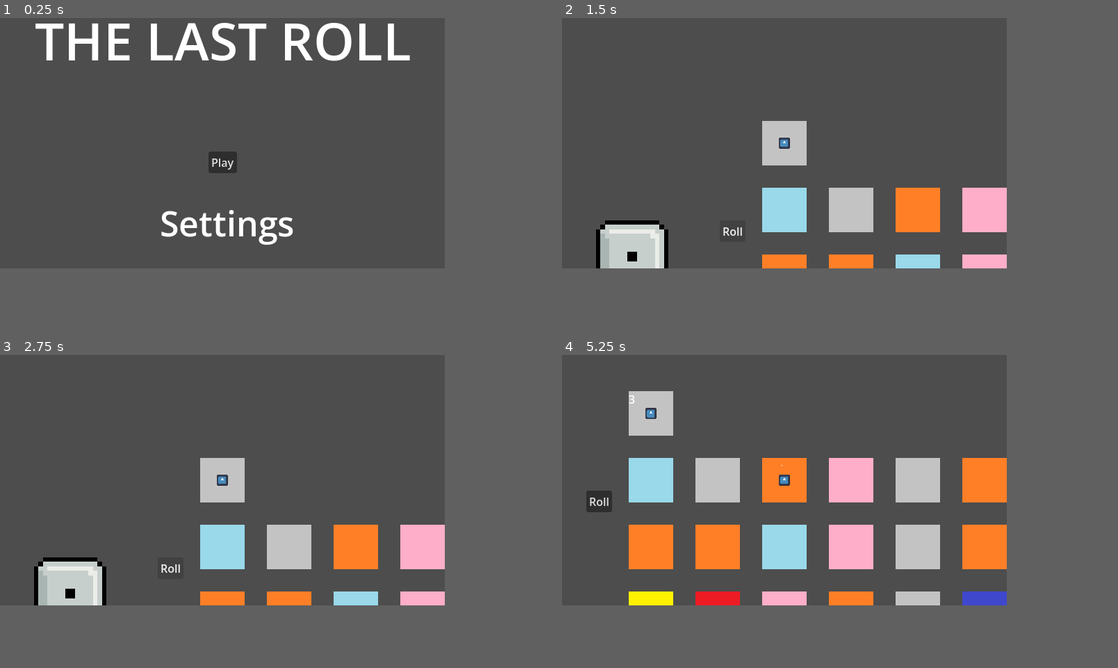
Above: before the commit, frames 1-4 (two rows, left to right).
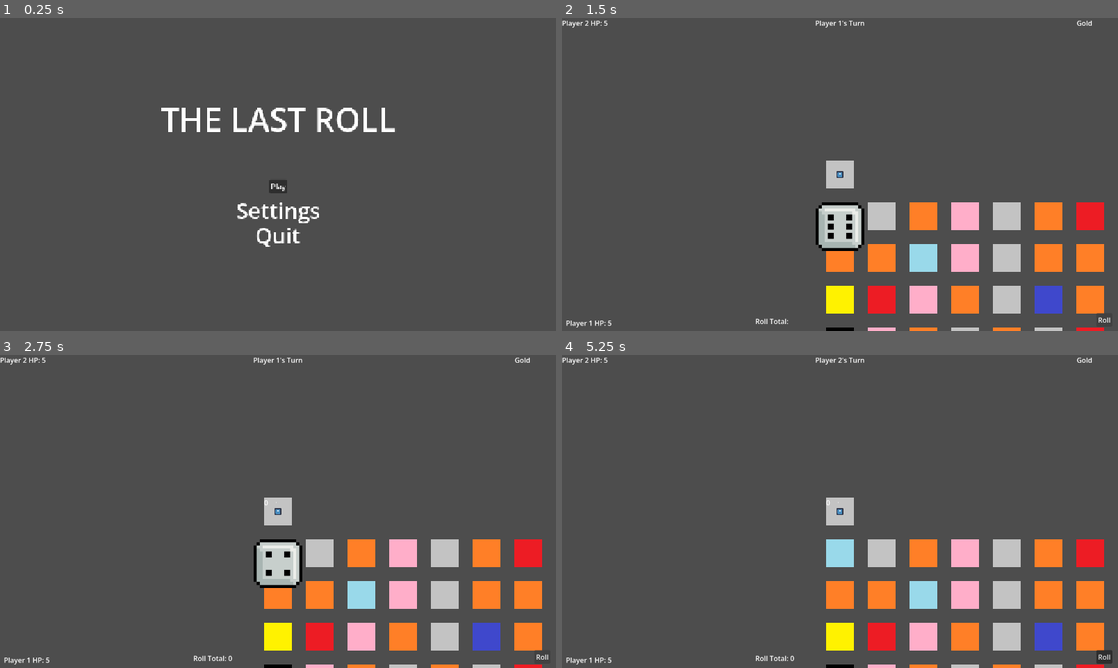
Above: after the commit, the same moments.

Repository: Gabel141/IAC1_GAMDES1_TheLastRoll
Game: Godot game, scene res://rsc/scenes/main_menu.tscn
Two runs of this game, one before a commit and one after it. Both use one fixed random seed, a clock stepped at 60 frames per second and the inputs below. The engine's default icon, where the game draws it, is replaced by a stand-in: a white triangle on a blue panel in a dark square.
Inputs (mouse positions are in pixels of both pictures, inside the frame that each line leads up to):
- Up to frame 1 (0.25 s): no input
- Up to frame 2 (1.5 s): click "Play" at 0.5 s; click "Roll" at 1.25 s
- Up to frame 3 (2.75 s): click "Roll" at 2 s
- Up to frame 4 (5.25 s): click "Roll" at 2.75 s; tap Enter at 3.5 s; move the mouse to (634, 592) at 3.52 s; click (634, 592) at 3.6 s; move the mouse to (695, 492) at 4.27 s; click (695, 492) at 4.35 s; move the mouse to (828, 423) at 5.02 s; click (828, 423) at 5.1 s
The window is 640x360 before the commit and 800x450 after it. Grey fills any space a smaller window leaves; there, only what the larger window draws over its background counts as a difference.

The runs differ from the first frame. In frame 1, 5.7% of the frame differs, in the area x 6-74%, y 1-74%; in frame 2, 16%; in frame 3, 16%; in frame 4, 25%, in the area x 0-99%, y 0-100%.

Commit message:
fixed dice rolling and camera

Diff:
--- a/project.godot
+++ b/project.godot
@@ -17,8 +17,8 @@
 
 [display]
 
-window/size/viewport_width=640
-window/size/viewport_height=360
+window/size/viewport_width=1280
+window/size/viewport_height=720
 window/stretch/mode="canvas_items"
 window/stretch/aspect="expand"
 
--- /dev/null
+++ b/rsc/scenes/game.tscn
@@ -0,0 +1,34 @@
+[gd_scene format=3 uid="uid://lpderc8bamrw"]
+
+[ext_resource type="Script" uid="uid://dh767vdmnla1b" path="res://rsc/scripts/main_script.gd" id="1_v3kq4"]
+[ext_resource type="PackedScene" uid="uid://t51qpd7eetxf" path="res://rsc/scenes/ui.tscn" id="2_gb63g"]
+[ext_resource type="PackedScene" uid="uid://dyi7h6kvpt03w" path="res://rsc/scenes/map.tscn" id="3_qb80w"]
+[ext_resource type="PackedScene" uid="uid://b6b4uc71nlht5" path="res://rsc/nodes/player.tscn" id="5_51q8l"]
+
+[node name="Root" type="Node2D" unique_id=84001233]
+script = ExtResource("1_v3kq4")
+
+[node name="Camera" type="Camera2D" parent="." unique_id=85423000]
+
+[node name="UI" parent="." unique_id=647479609 instance=ExtResource("2_gb63g")]
+
+[node name="Map" parent="." unique_id=1052135099 instance=ExtResource("3_qb80w")]
+
+[node name="Label" type="Label" parent="." unique_id=1492186370]
+offset_right = 40.0
+offset_bottom = 23.0
+
+[node name="SpaceCount" type="Label" parent="." unique_id=1646078757]
+offset_left = -556.0
+offset_top = -306.0
+offset_right = -516.0
+offset_bottom = -283.0
+
+[node name="Players" type="Node2D" parent="." unique_id=1924121899]
+
+[node name="Player" parent="Players" unique_id=451365022 instance=ExtResource("5_51q8l")]
+
+[node name="Player2" parent="Players" unique_id=1935174568 instance=ExtResource("5_51q8l")]
+
+[connection signal="diceRolling" from="UI" to="." method="_on_ui_dice_rolling"]
+[connection signal="movementDiceRolled" from="UI" to="." method="_on_dice_roll_done"]
--- a/rsc/scenes/main_menu.tscn
+++ b/rsc/scenes/main_menu.tscn
@@ -17,9 +17,9 @@
 
 [node name="Title" type="Label" parent="." unique_id=1272280927]
 offset_left = -270.0
-offset_top = -200.0
+offset_top = -179.0
 offset_right = 272.0
-offset_bottom = -97.0
+offset_bottom = -76.0
 text = "The Last Roll"
 label_settings = SubResource("LabelSettings_26k7k")
 horizontal_alignment = 1
@@ -35,20 +35,20 @@
 script = ExtResource("1_s1alf")
 
 [node name="Settings" type="Label" parent="." unique_id=2097204778]
-offset_left = -90.0
-offset_top = 80.0
-offset_right = 104.0
-offset_bottom = 149.0
+offset_left = -96.0
+offset_top = 48.0
+offset_right = 98.0
+offset_bottom = 117.0
 text = "Settings"
 label_settings = SubResource("LabelSettings_qt438")
 horizontal_alignment = 1
 vertical_alignment = 1
 
 [node name="Quit" type="Label" parent="." unique_id=1019349447]
-offset_left = -52.0
-offset_top = 169.0
-offset_right = 53.0
-offset_bottom = 238.0
+offset_left = -53.0
+offset_top = 105.0
+offset_right = 52.0
+offset_bottom = 174.0
 text = "Quit"
 label_settings = SubResource("LabelSettings_pwj5f")
 
--- /dev/null
+++ b/rsc/scenes/roll_button.gd
@@ -0,0 +1,45 @@
+extends Button
+
+signal rollTotal(index: int)
+
+@onready var parentDice = $"../Dice/"
+@onready var roll_total = $"../RollTotal"
+@onready var diceScene: PackedScene = preload("res://rsc/nodes/dice.tscn")
+
+var isRolling = false
+var totalRollCount = 0
+var diceNumber = -1
+var dicePosition = Vector2(0, 0)
+
+func _on_pressed(diceCount: int) -> void: # Movement ONLY
+
+	if isRolling == false:
+		isRolling = true
+		for i in diceCount:
+			var die = diceScene.instantiate()
+			get_node("../Dice").add_child(die)
+		for die in $"../Dice".get_children():
+			if diceCount == 1:
+				die.position = get_viewport_rect().size / 2 + Vector2(0, 120)
+			else:
+				dicePosition = Vector2(diceNumber * 128, 120)
+				die.position = get_viewport_rect().size / 2 + dicePosition
+				diceNumber += 1
+			die.roll_done.connect(_on_dice_roll_done)
+			die._roll_dice()
+
+		await get_tree().create_timer(1.2).timeout
+		rollTotal.emit(totalRollCount)
+
+		await get_tree().create_timer(2).timeout
+		for die in $"../Dice".get_children():
+			die.queue_free()
+
+		totalRollCount = 0
+		diceNumber = -1
+		isRolling = false
+
+func _on_dice_roll_done(index: int) -> void:
+	print(str(index))
+	totalRollCount += index
+	print("Total Rolls: " + str(totalRollCount))
--- a/rsc/scenes/root.tscn
+++ /dev/null
@@ -1,43 +0,0 @@
-[gd_scene format=3 uid="uid://lpderc8bamrw"]
-
-[ext_resource type="Script" uid="uid://dh767vdmnla1b" path="res://rsc/scripts/main_script.gd" id="1_ahpuo"]
-[ext_resource type="PackedScene" uid="uid://cyo4rbixprw0q" path="res://rsc/nodes/dice.tscn" id="2_ahpuo"]
-[ext_resource type="PackedScene" uid="uid://b6b4uc71nlht5" path="res://rsc/nodes/player.tscn" id="4_on526"]
-[ext_resource type="PackedScene" uid="uid://dyi7h6kvpt03w" path="res://rsc/scenes/map.tscn" id="5_6ebps"]
-
-[node name="Root" type="Node2D" unique_id=84001233]
-script = ExtResource("1_ahpuo")
-
-[node name="Map" parent="." unique_id=1052135099 instance=ExtResource("5_6ebps")]
-
-[node name="Dice" parent="." unique_id=1816804988 instance=ExtResource("2_ahpuo")]
-position = Vector2(-187, 195.00002)
-scale = Vector2(0.9303459, 0.93484116)
-
-[node name="Label" type="Label" parent="." unique_id=1492186370]
-offset_right = 40.0
-offset_bottom = 23.0
-
-[node name="SpaceCount" type="Label" parent="." unique_id=1646078757]
-offset_left = -556.0
-offset_top = -306.0
-offset_right = -516.0
-offset_bottom = -283.0
-
-[node name="Players" type="Node2D" parent="." unique_id=1924121899]
-
-[node name="Player" parent="Players" unique_id=451365022 instance=ExtResource("4_on526")]
-
-[node name="Camera2D" type="Camera2D" parent="Players/Player" unique_id=85423000]
-scale = Vector2(4, 4)
-
-[node name="Player2" parent="Players" unique_id=1935174568 instance=ExtResource("4_on526")]
-
-[node name="Button" type="Button" parent="." unique_id=1031701117]
-offset_left = -61.0
-offset_top = 143.0
-offset_right = -24.0
-offset_bottom = 174.0
-text = "Roll"
-
-[connection signal="roll_done" from="Dice" to="." method="_on_dice_roll_done"]
--- /dev/null
+++ b/rsc/scenes/ui.gd
@@ -0,0 +1,21 @@
+extends CanvasLayer
+
+signal movementDiceRolled(index: int)
+signal diceRolling
+
+var rollCount = 0
+
+func _on_roll_button_pressed() -> void:
+	diceRolling.emit()
+
+func _player_movement(m_dice: int) -> void:
+	$RollButton._on_pressed(m_dice)
+
+func _on_roll_button_roll_total(index: int) -> void:
+	$RollTotal.text = "Roll Total: " + str(index)
+	movementDiceRolled.emit(index)
+
+func _start_game(playerCount: int) -> void:
+	for i in playerCount:
+		$PlayerHP.get_child(i).show()
+	$PlayerTurn.text = "Player 1's Turn"
--- /dev/null
+++ b/rsc/scenes/ui.tscn
@@ -0,0 +1,93 @@
+[gd_scene format=3 uid="uid://t51qpd7eetxf"]
+
+[ext_resource type="Script" uid="uid://dktophxfy7xi" path="res://rsc/scenes/ui.gd" id="1_gn51o"]
+[ext_resource type="Script" uid="uid://cfc17cjhnd0ef" path="res://rsc/scenes/roll_button.gd" id="2_mnt0g"]
+
+[node name="UI" type="CanvasLayer" unique_id=647479609]
+script = ExtResource("1_gn51o")
+
+[node name="RollTotal" type="Label" parent="." unique_id=1786792285]
+anchors_preset = 2
+anchor_top = 1.0
+anchor_bottom = 1.0
+offset_left = 445.0
+offset_top = -34.0
+offset_right = 534.0
+offset_bottom = -11.0
+grow_vertical = 0
+text = "Roll Total: "
+
+[node name="Gold" type="Label" parent="." unique_id=894994427]
+anchors_preset = 1
+anchor_left = 1.0
+anchor_right = 1.0
+offset_left = -95.0
+offset_bottom = 23.0
+grow_horizontal = 0
+text = "Gold"
+
+[node name="RollButton" type="Button" parent="." unique_id=1617305917]
+anchors_preset = 3
+anchor_left = 1.0
+anchor_top = 1.0
+anchor_right = 1.0
+anchor_bottom = 1.0
+offset_left = -50.0
+offset_top = -41.0
+offset_right = -13.0
+offset_bottom = -10.0
+grow_horizontal = 0
+grow_vertical = 0
+text = "Roll"
+script = ExtResource("2_mnt0g")
+
+[node name="PlayerTurn" type="Label" parent="." unique_id=1283394806]
+anchors_preset = 5
+anchor_left = 0.5
+anchor_right = 0.5
+offset_left = -20.0
+offset_right = 20.0
+offset_bottom = 23.0
+grow_horizontal = 2
+text = "Player Turn"
+
+[node name="Dice" type="Node" parent="." unique_id=1749580532]
+
+[node name="PlayerHP" type="Node" parent="." unique_id=2063121320]
+
+[node name="PlayerHP1" type="Label" parent="PlayerHP" unique_id=948883368]
+visible = false
+anchors_preset = 2
+anchor_top = 1.0
+anchor_bottom = 1.0
+offset_left = 9.0
+offset_top = -30.0
+offset_right = 98.0
+offset_bottom = -7.0
+grow_vertical = 0
+text = "Player HP: "
+
+[node name="PlayerHP2" type="Label" parent="PlayerHP" unique_id=1666207858]
+visible = false
+offset_right = 89.0
+offset_bottom = 23.0
+text = "Player 2 HP"
+
+[node name="PlayerHP3" type="Label" parent="PlayerHP" unique_id=222254537]
+visible = false
+offset_top = 25.0
+offset_right = 89.0
+offset_bottom = 48.0
+text = "Player 3 HP"
+metadata/_edit_use_anchors_ = true
+
+[node name="PlayerHP4" type="Label" parent="PlayerHP" unique_id=965820312]
+visible = false
+offset_top = 50.0
+offset_right = 89.0
+offset_bottom = 73.0
+text = "Player 4 HP"
+metadata/_edit_use_anchors_ = true
+
+[connection signal="pressed" from="RollButton" to="." method="_on_roll_button_pressed"]
+[connection signal="rollTotal" from="RollButton" to="." method="_on_roll_button_roll_total"]
--- a/rsc/scripts/dice.gd
+++ b/rsc/scripts/dice.gd
@@ -21,7 +21,6 @@
 		_roll_dice()
 
 
-
 func _roll_dice():
 	var duration = 1.0
 
--- a/rsc/scripts/main_script.gd
+++ b/rsc/scripts/main_script.gd
@@ -2,17 +2,19 @@
 
 @onready var label: Label = $Label
 @onready var map: Node2D = $Map
+@onready var camera: Camera2D = $Camera
 
 signal dice_number(dice: int, player: Node)
 signal board_space_total_count(index:int)
 
 var board_space_count
 var player_count
-var player_turn
+var player_turn # determines current player
 var player_id
 
+func _ready() -> void:
 
-func _ready() -> void:
+	get_window().size = Vector2i(1280, 720)
 
 	# used for creating an array of tiles
 	board_space_count = $Map.get_child_count()
@@ -30,9 +32,18 @@
 
 	# gets all players, puts them at the starting position, and connects their signals
 	var start_space = $Map.get_child(0)
+
+	var playerID = 0
 	for player in $Players.get_children():
 		player.global_position = start_space.global_position
 		player.player_moved.connect(_on_player_moved)
+		$UI/PlayerHP.get_child(playerID).text = "Player " + str(playerID + 1) + " HP: " + str(player.hp)
+		playerID += 1
+	playerID = 0
+	$UI._start_game(player_count)
+
+	camera.reparent(player_turn)
+	camera.global_position = player_turn.global_position
 
 # player rolling dice and turn management
 func _on_dice_roll_done(index: int) -> void:
@@ -40,15 +51,25 @@
 	print("player turn: ",player_turn)
 	label.text = str(index)
 	player_turn = $Players.get_child(player_id)
-	dice_number.emit(index, player_turn)
-	if player_id < player_count - 1:
+	player_turn._on_root_dice_number(index, player_turn) # movement dice
+	# old movement dice_number.emit(index, player_turn) # movement rolls for NOW
+	if player_id < player_count - 1: # next turn function, move this to an end turn function later on
 		player_id += 1
 	else:
 		player_id = 0
+
+	camera.reparent(player_turn)
+	camera.global_position = player_turn.global_position
+	await get_tree().create_timer(2).timeout
+	$UI/PlayerTurn.text = "Player " + str(player_id + 1) + "'s Turn"
+
+func _on_ui_dice_rolling() -> void:
+	var move_dice = player_turn.move_dice
+	$UI._player_movement(move_dice)
 
 func _on_player_moved(index: int, player: Node) -> void:
 	var tween = create_tween()
 	print(index)
 	var target_space = $Map.get_child(index)
 	var target_pixel = target_space.get_global_position()
-	tween.tween_property(player, "global_position", target_pixel, 0.25)
+	tween.tween_property(player, "global_position", target_pixel, 0.5)
--- a/rsc/scripts/play.gd
+++ b/rsc/scripts/play.gd
@@ -4,4 +4,4 @@
 	play()
 
 func play() -> void:
-	get_tree().change_scene_to_file("res://rsc/scenes/root.tscn")
+	get_tree().change_scene_to_file("res://rsc/scenes/game.tscn")
--- a/rsc/scripts/player.gd
+++ b/rsc/scripts/player.gd
@@ -4,14 +4,17 @@
 var board_space_total
 
 signal player_moved(index:int, player: Node)
+signal player_stats(health: int, m_dice: int, a_dice: int)
 
 var board_position
-# Called when the node enters the scene tree for the first time.
+var hp = 5
+var move_dice = 1
+var atk_dice = 2
+
 func _ready() -> void:
 	board_position = 0
 	$"../..".board_space_total_count.connect(_board_space_total)
 	$"../..".dice_number.connect(_on_root_dice_number)
-
 
 func _board_space_total(index: int) -> void:
 	board_space_total = int(index)
Not shown, added: rsc/scenes/roll_button.gd.uid
Not shown, added: rsc/scenes/ui.gd.uid
Not shown, added: rsc/scenes/ui.tscn3248014861.tmp
